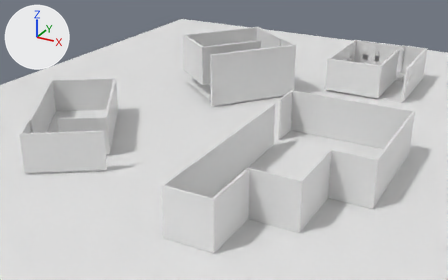
An edit to the glTF model models/nowy_exterior.glb, drawn before and after from the same camera.
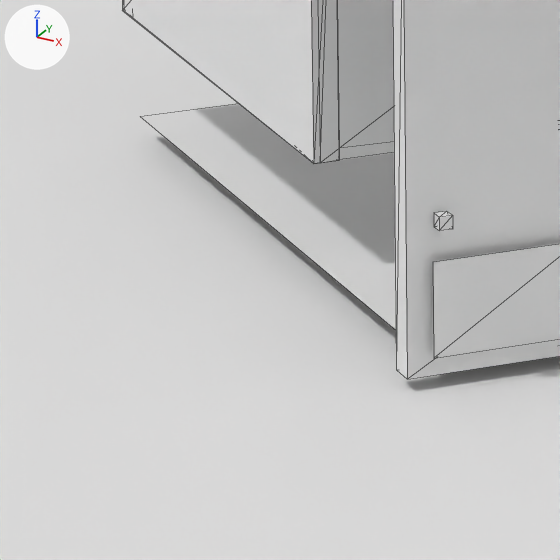
Old and new are each drawn whole from a 50 mm lens placed at (12.5, -25.3, 11.5), pointed at (-1.0, -0.7, -0.9) and again close up on the part from 38% to 51% of the width and 24% to 44% of the height. The axes (+X, +Y, +Z) are drawn at upper left. The lights are the same throughout. The close-ups show mesh edges as thin lines. Materials are left out; every surface is plain grey. Where no turn or scale is listed for an object, it has been applied to the vertices. Vertices at the same position are counted once.

In view in the first close-up: 'FloorOut', 'FloorWakeUp', 'opisWakeUp', 'wallsWakeUp_exterior'.
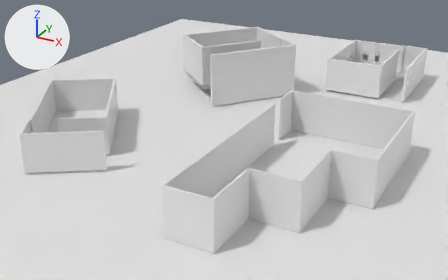
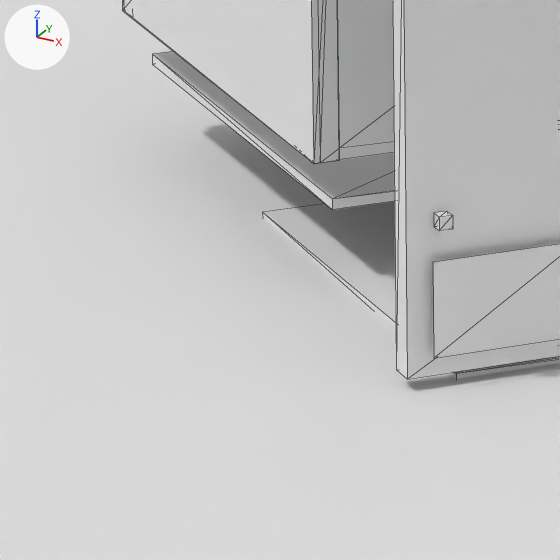
The change, as a diff of the scene's bpy script:
```diff
--- a/models/nowy_exterior.glb.py
+++ b/models/nowy_exterior.glb.py
@@ me_mesh_4 @@
 # used by ob_floorwakeup; parent = ob_wakeup_exhibition; location = (-2.77, 2.351, 0.0328); rotation_euler = (-1.571, 0.0, 0.0), in degrees (-90, 0, 0); scale = (4.69, 1.0, 4.39)
-me_mesh_4.from_pydata(...)  # 4 vertices, 2 faces; spans x -0.5..0.5, y 0.0, z -0.5..0.5
+me_mesh_4.from_pydata(...)  # 40 vertices, 60 faces; spans x -16.19..15.219, y -16.912..12.523, z -0.014..3.621
+# me_mesh_4 part 1: the whole mesh is rebuilt
@@ ob_floorwakeup @@
 ob_floorwakeup.parent = ob_wakeup_exhibition
-ob_floorwakeup.location = (-2.77, 2.351, 0.0328)
-ob_floorwakeup.rotation_euler = (-1.571, 0.0, 0.0)  # degrees (-90, 0, 0)
-ob_floorwakeup.scale = (4.69, 1.0, 4.39)
+ob_floorwakeup.location = (-2.793, 2.688, -0.139)
+ob_floorwakeup.scale = (0.15, 0.15, 0.15)
```

Pixel boxes (x1, y1, x2, y2) of what changed, in the close-ups (560 x 560 px):
'FloorWakeUp', reshaped, moved, rescaled, turned: before (141, 104, 396, 330); after (152, 51, 560, 379)
